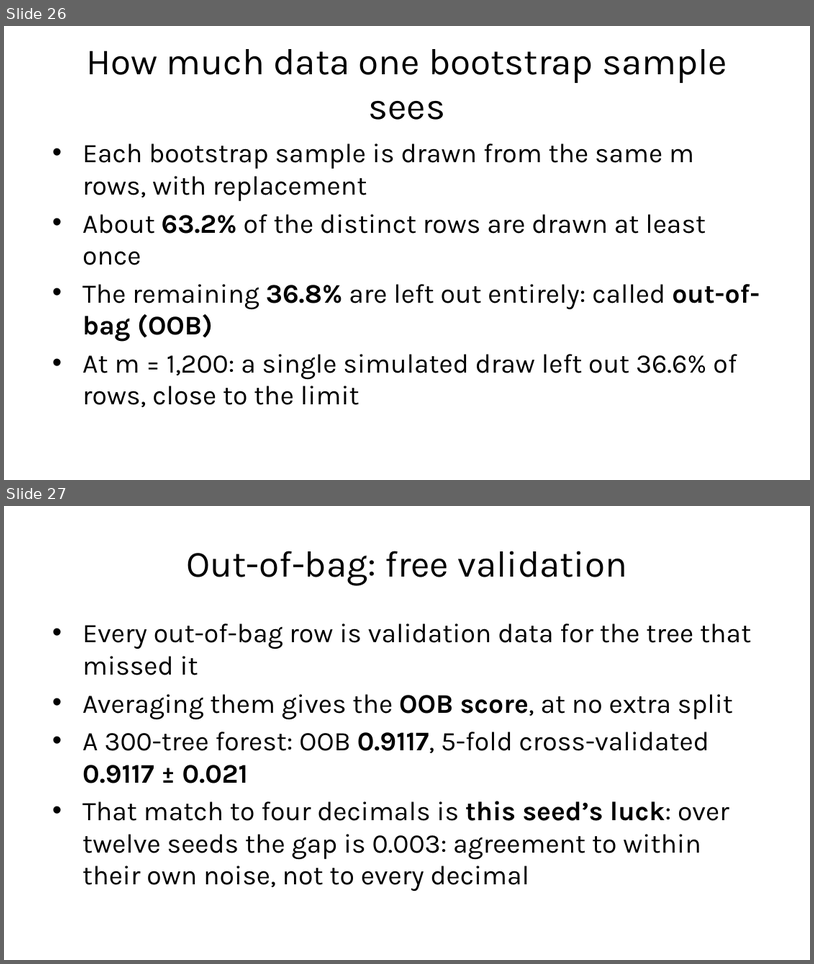
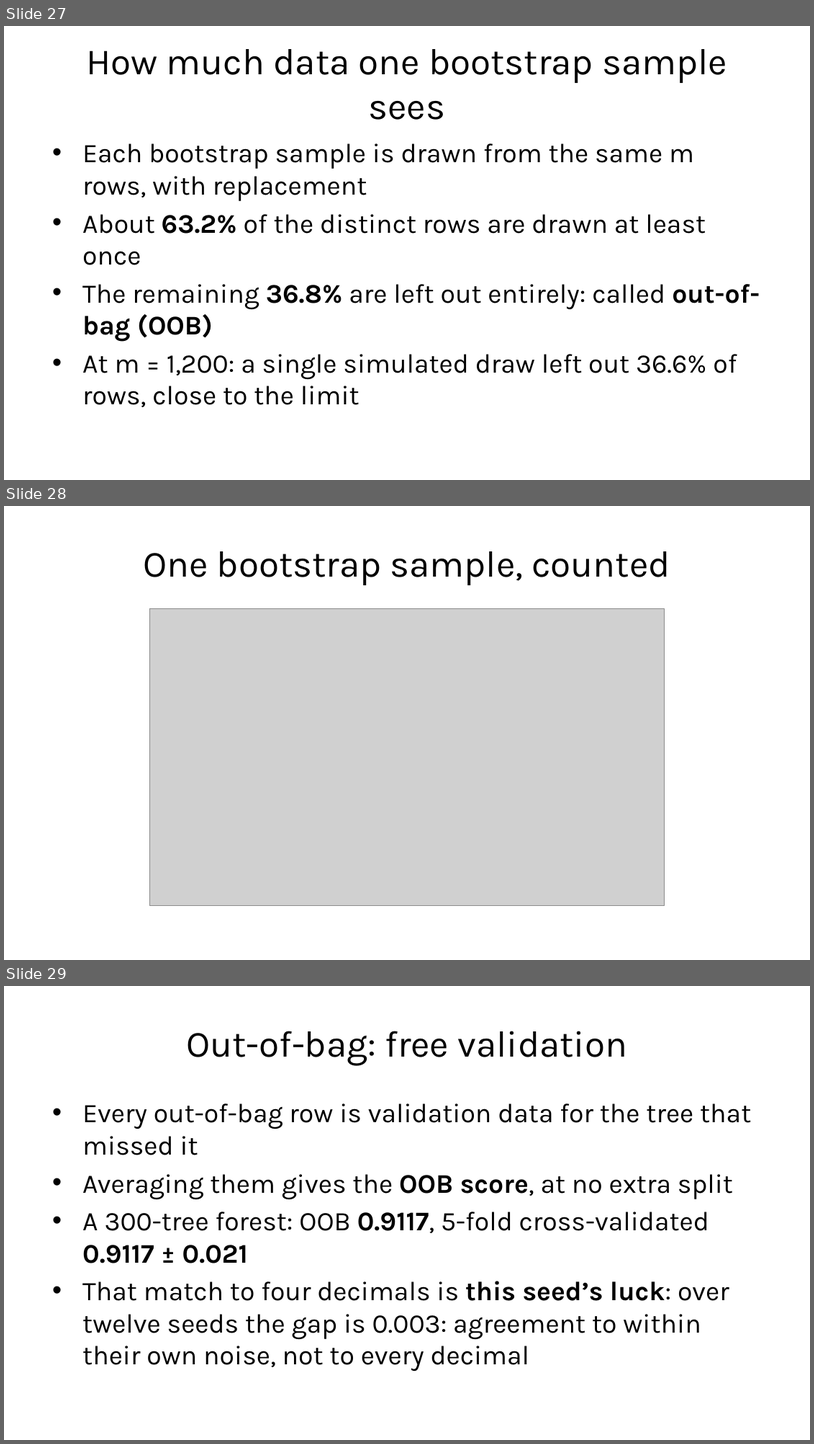
Before and after one commit to fabioantonini/technologies-for-artificial-intelligence, a slide deck: Lessons/07_trees_and_ensembles/Slides/trees_and_ensembles_slides.pptx. Shown one above the other, each under a label of ours: slides 26 and 27 before the commit, slides 27, 28 and 29 after it. The pictures are 814x964 and 814x1444 pixels, drawn with LibreOffice and Linux fonts; fonts in the diff are those of the drawing; grey boxes stand for pictures; background and template pictures are left out. Boxes give left, top, right and bottom in pixels: in the first picture for what was removed or moved away, otherwise in the second. Text is boxed around its words. In the diff, an @@ line names an element or a change of style, - is before the commit and + after.

```diff
--- a/Lessons/07_trees_and_ensembles/Slides/trees_and_ensembles_slides.pptx
+++ b/Lessons/07_trees_and_ensembles/Slides/trees_and_ensembles_slides.pptx
@@ slide 28 added at (x1=4, y1=506, x2=810, y2=960), background #FFFFFF @@
@@ title added at (x1=143, y1=551, x2=670, y2=585), 33 pt, text #1A1A1A @@
+One bootstrap sample, counted
@@ picture added at (x1=150, y1=609, x2=665, y2=905) @@
@@ what was slide 26 is now slide 27 @@
@@ what was slide 27 is now slide 29 @@
```
Also in this commit, not shown: 4 slides changed, 2 other slides added, 13 other files.
